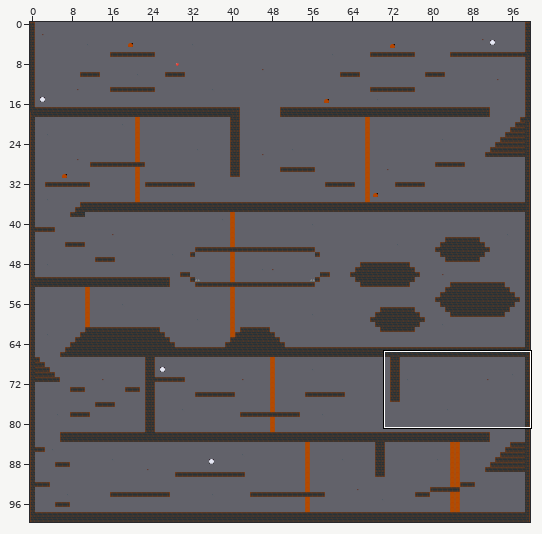
Level history. Tiled map: assets/world3.tmx. The picture above shows the old version from afar; the outline marks the close-up.
Close-up. Before:
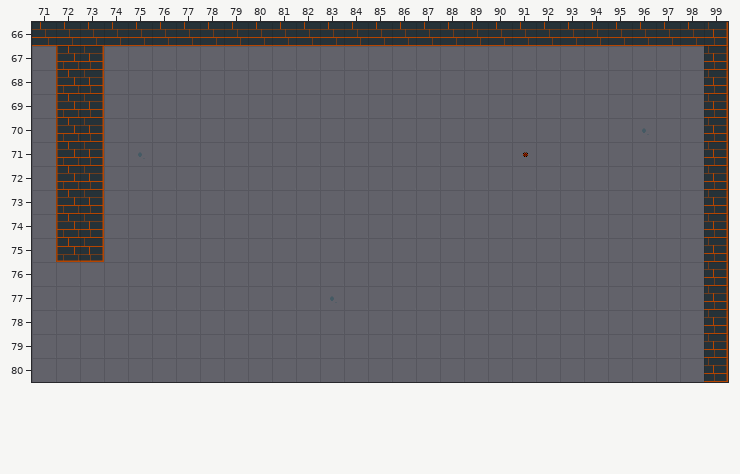
Cells are 32x32 px. Shown: x 71..99, y 66..80. The commit also changed other parts of the map, which this record leaves out.
And afterwards:
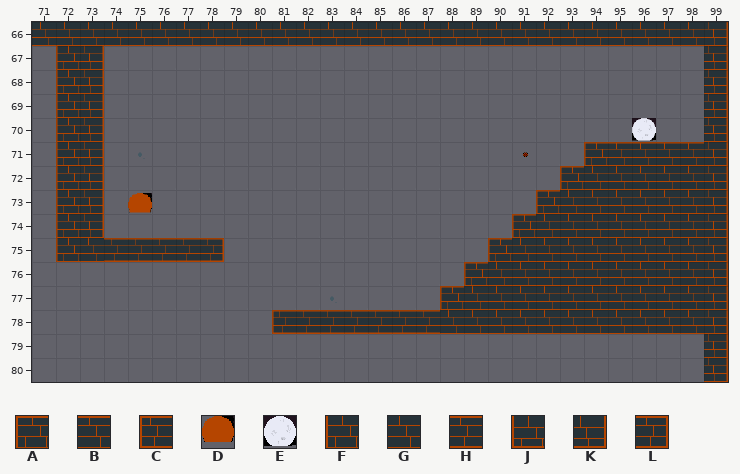
Key: from "tile_sheet_3": A 0, B 1, C 3, D 4, E 5, F 7, G 8, H 10, J 14, K 16, L 17.
_ is an empty cell.
Objects are placed by their top-left corner, in cells (3,4 is the top-left corner of cell 3,4); size is 1x1 cell unless given.
What changed:
Layer "Platforms":
y 71: x 94..98 _____ -> ABBBB
y 72: x 93..98 ______ -> AGGGGG
y 73: x 92..98 _______ -> AGGGGGG
y 74: x 91..98 ________ -> AGGGGGGG
y 75: x 72..78 JK_____ -> FGHHHHL; x 90..98 _________ -> AGGGGGGGG
y 76: x 89..98 __________ -> AGGGGGGGGG
y 77: x 88..98 ___________ -> AGGGGGGGGGG
y 78: x 81..98 __________________ -> CHHHHHHGGGGGGGGGGG
Layer "Enemies":
added: D "yellow" at 75,73.1
Layer "Items":
changed: outside this view -> E "portal" at 96,70
Pixel boxes of the changes (left, top, right, bottom) in both close-ups:
changed: (272, 118, 704, 334)
added: (128, 193, 152, 213)
changed: (57, 238, 224, 262)
